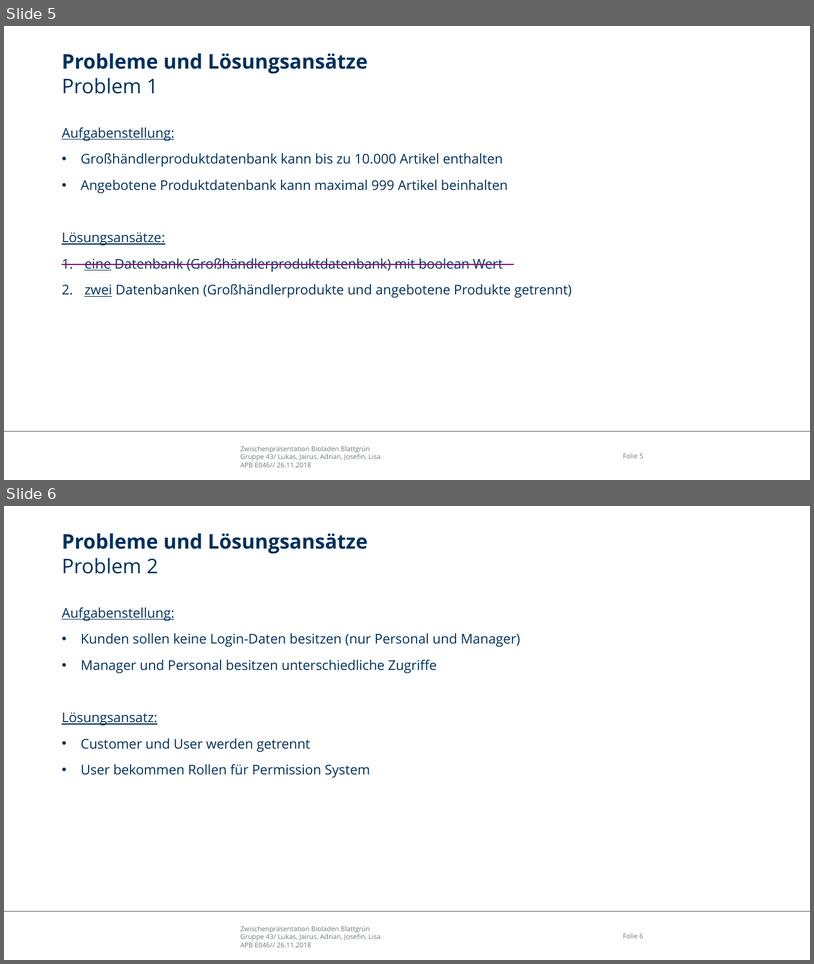
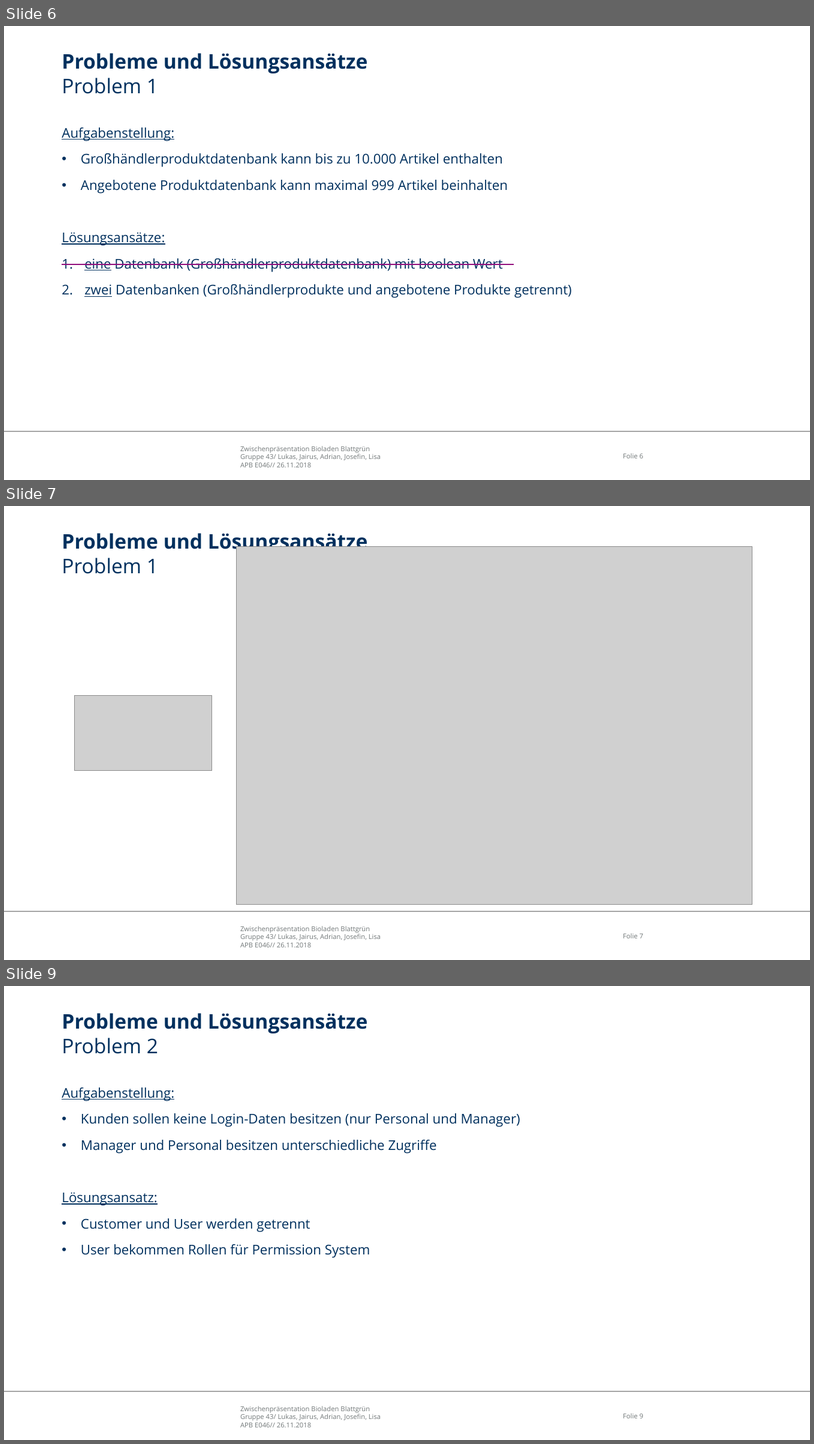
Before and after one commit to LimitlessGreen/swt18w43, a slide deck: src/main/presentation/Zwischenpraesentation.pptx. Shown one above the other, each under a label of ours: slides 5 and 6 before the commit, slides 6, 7 and 9 after it; the slides between them are not shown. The pictures are 814x964 and 814x1444 pixels, drawn with LibreOffice and Linux fonts; fonts in the diff are those of the drawing; grey boxes stand for pictures; background and template pictures are left out. Boxes give left, top, right and bottom in pixels: in the first picture for what was removed or moved away, otherwise in the second. Text is boxed around its words. In the diff, an @@ line names an element or a change of style, - is before the commit and + after.

```diff
--- a/src/main/presentation/Zwischenpraesentation.pptx
+++ b/src/main/presentation/Zwischenpraesentation.pptx
@@ slide 7 added at box(4, 506, 810, 960), background #FFFFFF; not listed: 3 template elements that a slide beside it also shows @@
@@ title added at box(62, 530, 368, 574), 24 pt, text #00305E, bold @@
+Probleme und Lösungsansätze
+Problem 1
@@ picture added at box(236, 547, 752, 904) @@
@@ picture added at box(75, 696, 212, 771) @@
@@ what was slide 5 is now slide 6 @@
@@ what was slide 6 is now slide 9 @@
```
Also in this commit, not shown: 5 other slides added.
